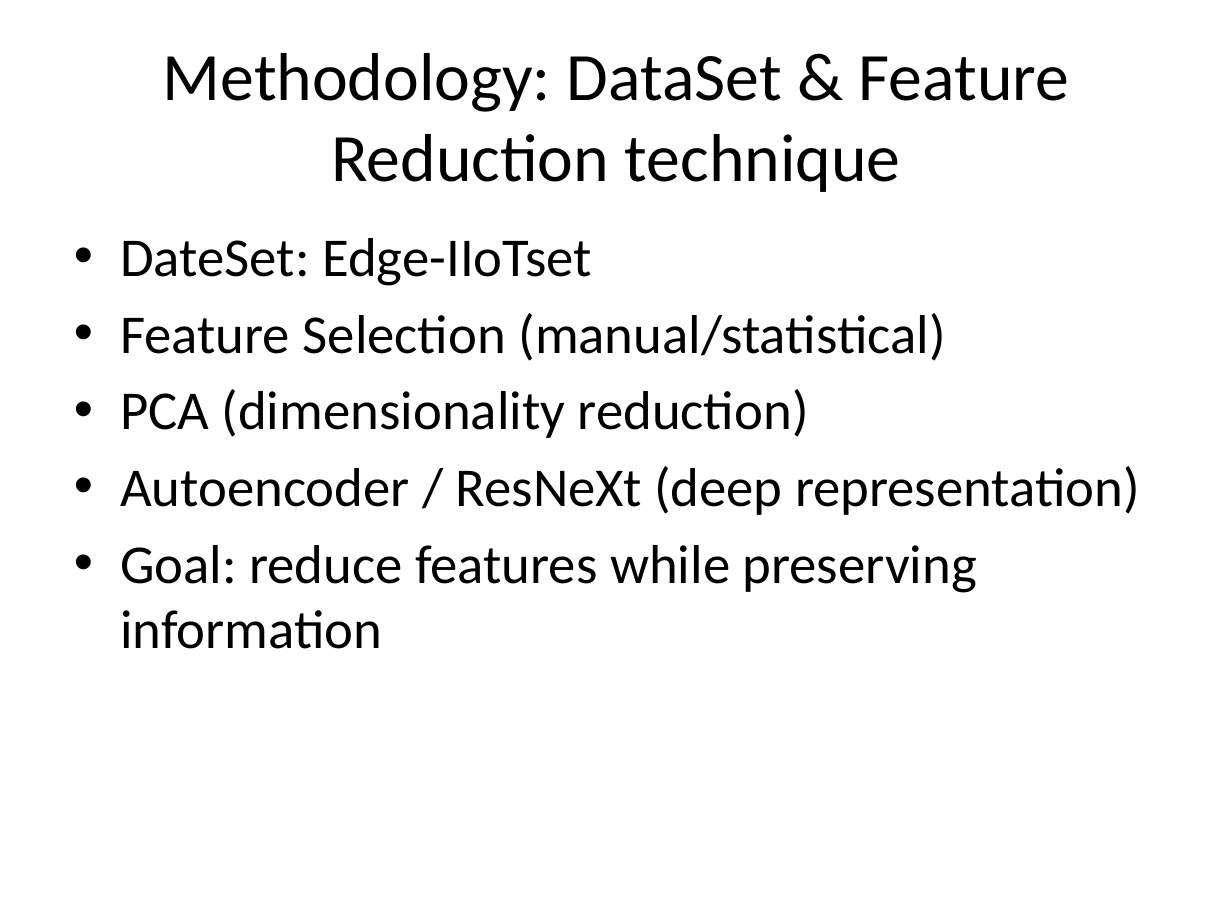
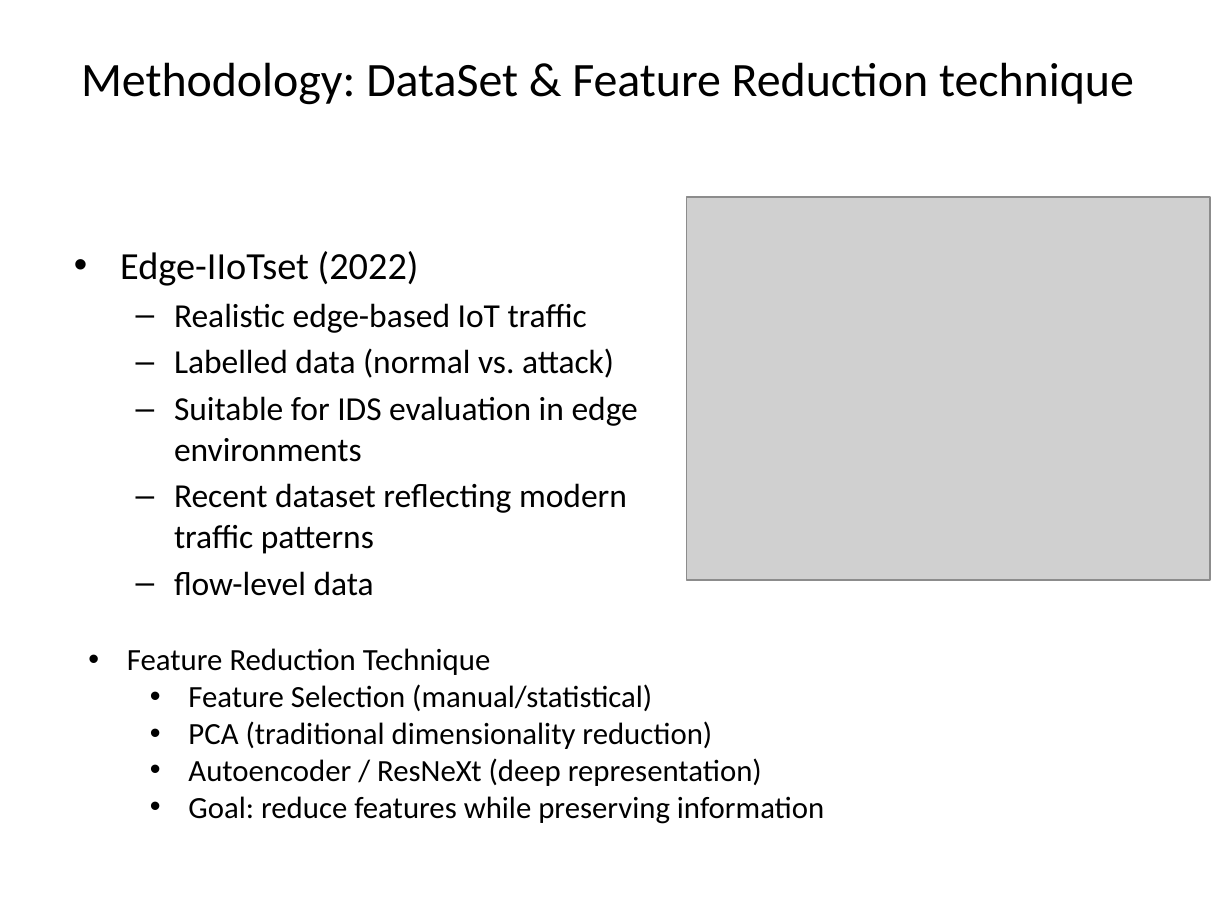
Before and after one commit to YMa10-ACS/Edge-IDS-Framework, a slide deck: slide 7 of Presentation/IoMT_IDS_Presentation.pptx. Drawn at 1232x924 pixels with LibreOffice and Linux fonts; fonts in the diff are those of the drawing; grey boxes stand for pictures. Boxes give left, top, right and bottom in pixels: in the first picture for what was removed or moved away, otherwise in the second. Text is boxed around its words. In the diff, an @@ line names an element or a change of style, - is before the commit and + after.

Commit message:
Presentation update

```diff
--- a/Presentation/IoMT_IDS_Presentation.pptx
+++ b/Presentation/IoMT_IDS_Presentation.pptx
@@ title "Methodology: DataSet & Feature Reduction ...": place and size @@
-title "Methodology: DataSet & Feature Reduction ..." at (163,53,1069,192)
+title "Methodology: DataSet & Feature Reduction ..." at (81,62,1134,105)
@@ title "Methodology: DataSet & Feature Reduction ..." at (81,62,1134,105): size 39.6 to 28 pt @@
@@ picture added at (686,197,1210,580) @@
@@ text added at (120,251,638,596), 19.6 pt, text #000000 @@
+• Edge-IIoTset (2022)
+  – Realistic edge-based IoT traffic
+  – Labelled data (normal vs. attack)
+  – Suitable for IDS evaluation in edge environments
+  – Recent dataset reflecting modern traffic patterns
+  – flow-level data
@@ text "Feature Reduction Technique": place and size @@
-text "Feature Reduction Technique" at (120,238,1140,649)
+text "Feature Reduction Technique" at (127,648,824,824)
@@ text at (127,648,491,675): text changed; size 32 to 18 pt @@
-• DateSet: Edge-IIoTset
+• Feature Reduction Technique
@@ text at (188,684,824,824): size 32 to 18 pt in "Feature Selection (manual/statistical)", "Autoencoder / ResNeXt (deep representation)", "Goal: reduce features while preserving information"; list level 1 to 2 in "Feature Selection (manual/statistical)"; list level 1 to 2 in "Autoencoder / ResNeXt (deep representation)"; list level 1 to 2 in "Goal: reduce features while preserving ..." @@
@@ text at (188,721,712,749): text changed; size 32 to 18 pt @@
-• PCA (dimensionality reduction)
+  • PCA (traditional dimensionality reduction)
```
Also in this commit, not shown: 2 other slides changed, 1 slide added, 2 slides removed, 6 other files.
